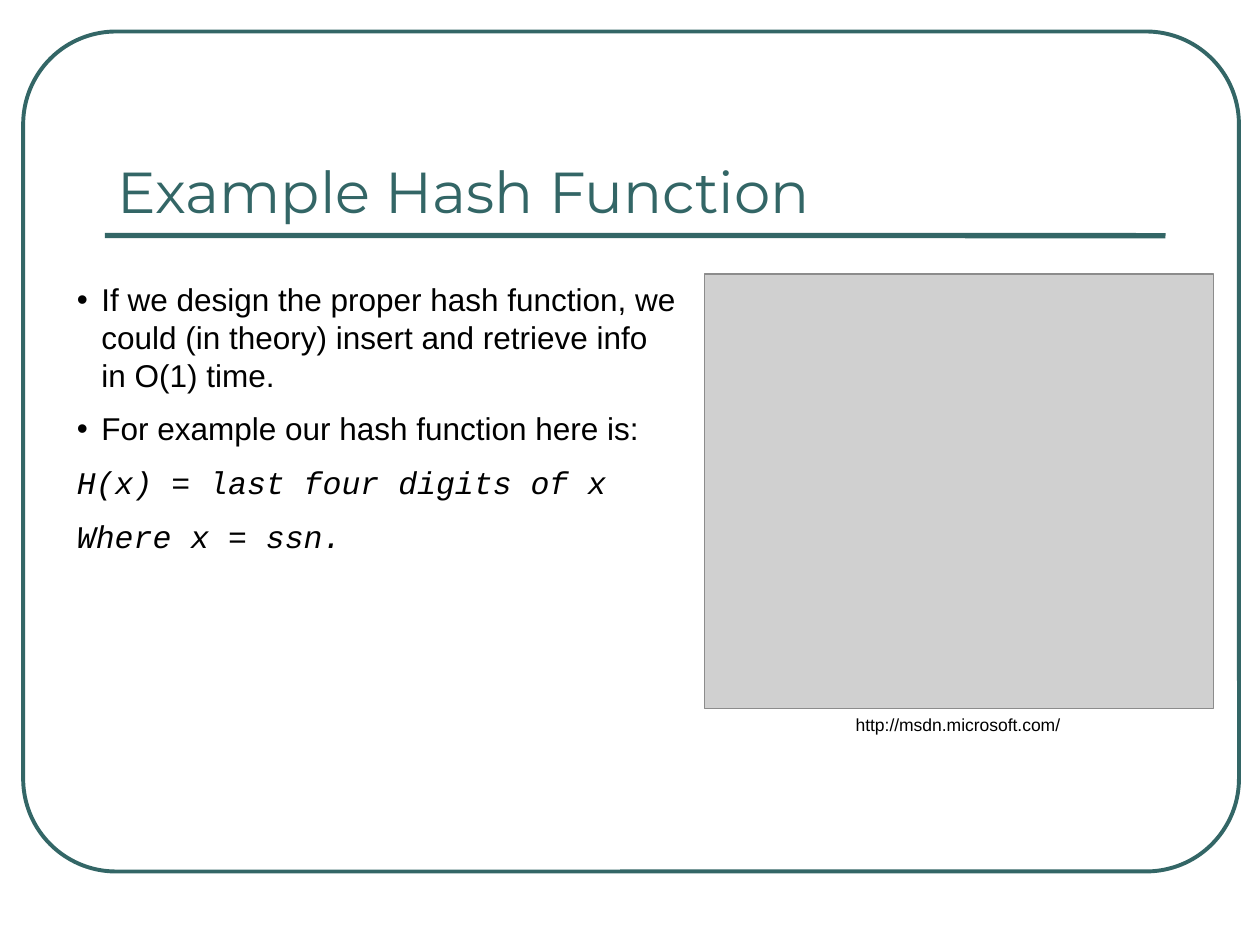
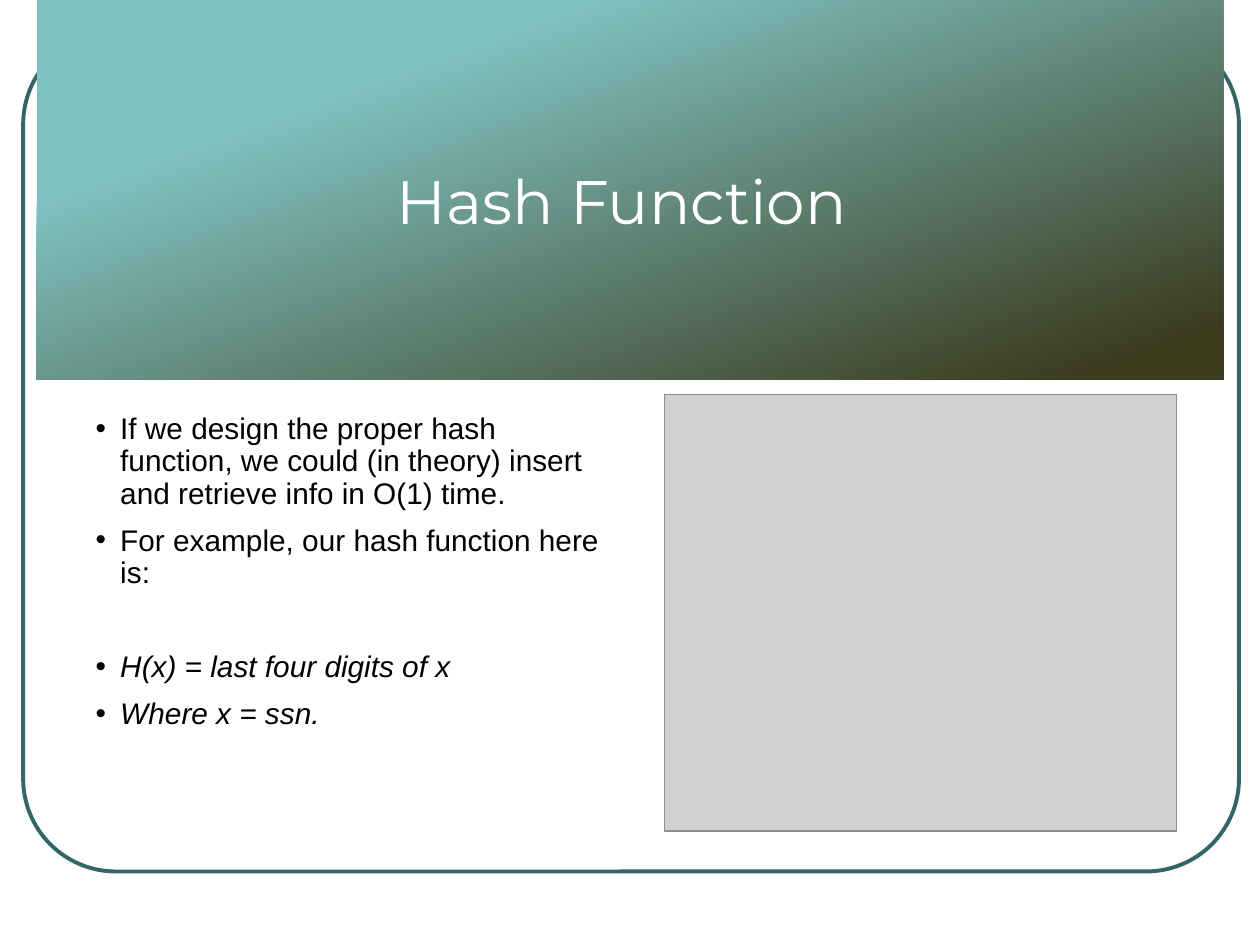
Before and after one commit to rugbyprof/3013-Algorithms, a slide deck: slide 21 of Lectures/07-Hashing/Hashing_Feb_16_2021.pptx (slide 20 before the commit). Drawn at 1260x945 pixels with LibreOffice and Linux fonts; fonts in the diff are those of the drawing; grey boxes stand for pictures; background and template pictures are left out. Boxes give left, top, right and bottom in pixels: in the first picture for what was removed or moved away, otherwise in the second. Text is boxed around its words. In the diff, an @@ line names an element or a change of style, - is before the commit and + after.

Commit message:
hash ppt

```diff
--- a/Lectures/07-Hashing/Hashing_Feb_16_2021.pptx
+++ b/Lectures/07-Hashing/Hashing_Feb_16_2021.pptx
@@ rectangle added at [37,0,1223,379], fill gradient #7FC1C0 to #3B3C1E @@
@@ text "Hash Function" at [397,178,846,225]: vertical alignment bottom to middle @@
@@ text at [397,178,846,225]: text changed; size 33 to 35 pt; text colour #336666 to #FFFFFF @@
-Example Hash Function
+Hash Function
@@ text "If we design the proper ...": place and size @@
-text "If we design the proper ..." at [77,288,675,549]
+text "If we design the proper ..." at [120,417,599,725]
@@ text "If we design the proper ..." at [120,417,599,725]: vertical alignment top to middle @@
@@ text at [120,417,582,725]: size 18 to 17 pt in "If we design the proper hash function, ...", "H(x) = last four digits of x", "Where x = ssn."; font Courier New to Arial in "H(x) = last four digits of x", "Where x = ssn."; indent changed; line spacing 1 to 0.9; bullet none to • @@
@@ picture: place and size @@
-picture at [704,275,1213,709]
+picture at [664,394,1176,830]
@@ text at [120,529,599,584]: text changed; size 18 to 17 pt @@
-• For example our hash function here is:
+• For example, our hash function here is:
@@ text removed at [856,718,1061,735] @@
-http://msdn.microsoft.com/
```
Also in this commit, not shown: 23 other slides changed, 6 slides added, 5 slides removed, 5 other files.
